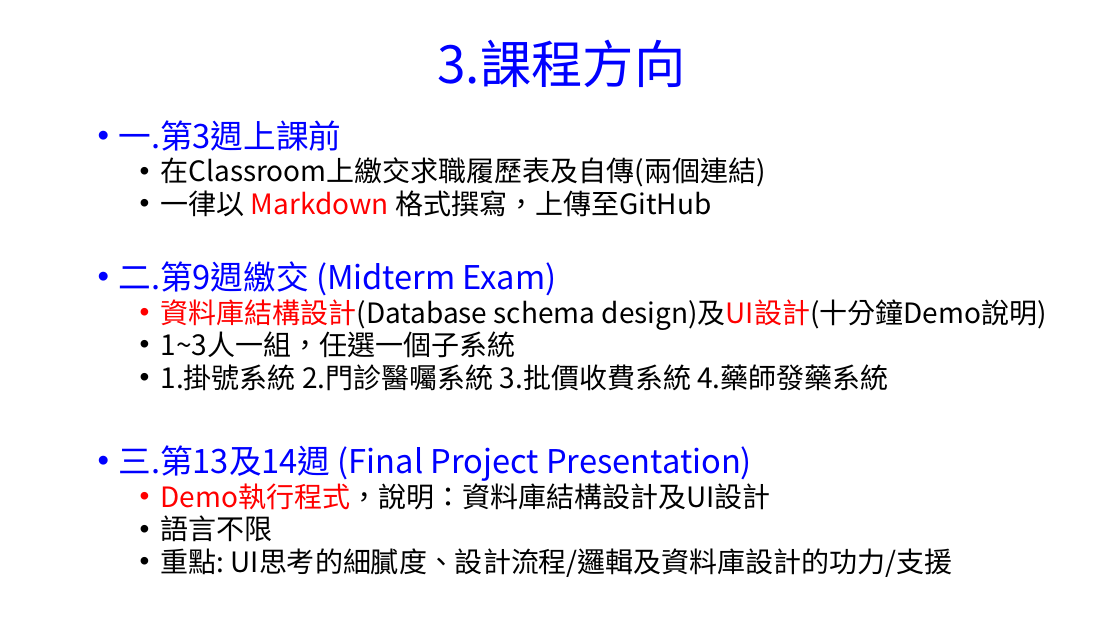
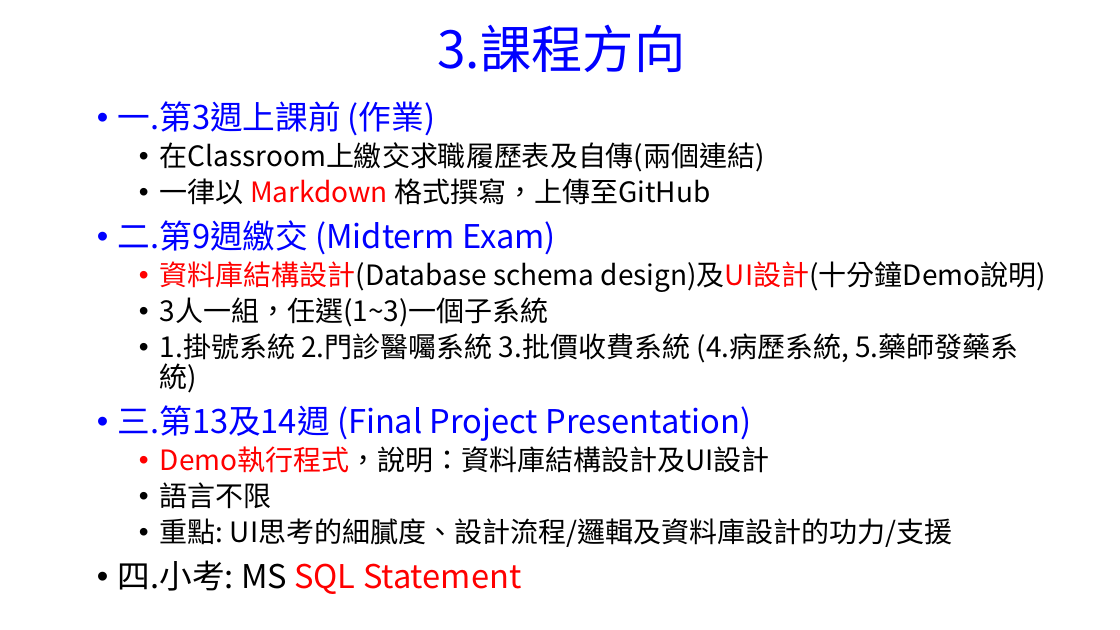
Before and after one commit to chih-chengwu/Medical-Information-MD, a slide deck: slide 4 of 第一週_1.課堂規定_評量標準_及課程方向.pptx. Drawn at 1120x630 pixels with LibreOffice and Linux fonts; fonts in the diff are those of the drawing. Boxes give left, top, right and bottom in pixels: in the first picture for what was removed or moved away, otherwise in the second. Text is boxed around its words. In the diff, an @@ line names an element or a change of style, - is before the commit and + after.

Commit message:
0222

```diff
--- a/第一週_1.課堂規定_評量標準_及課程方向.pptx
+++ b/第一週_1.課堂規定_評量標準_及課程方向.pptx
@@ title "3.課程方向": place and size @@
-title "3.課程方向" at (437, 40, 685, 87)
+title "3.課程方向" at (437, 25, 685, 72)
@@ text "一.第3週上課前 (作業)": place and size @@
-text "一.第3週上課前 (作業)" at (119, 120, 1047, 577)
+text "一.第3週上課前 (作業)" at (118, 101, 1046, 594)
@@ text at (118, 101, 435, 135): text changed @@
-• 一.第3週上課前
+• 一.第3週上課前 (作業)
@@ text at (118, 142, 1046, 547): line spacing 0.8 to 0.9 @@
@@ text at (160, 297, 1018, 393): text changed @@
-  • 1~3人一組，任選一個子系統
-  • 1.掛號系統 2.門診醫囑系統 3.批價收費系統 4.藥師發藥系統
+  • 3人一組，任選(1~3)一個子系統
+  • 1.掛號系統 2.門診醫囑系統 3.批價收費系統 (4.病歷系統, 5.藥師發藥系統)
@@ text at (118, 560, 521, 594): paragraph added @@
+• 四.小考: MS SQL Statement
```
Also in this commit, not shown: 1 other slide changed.
